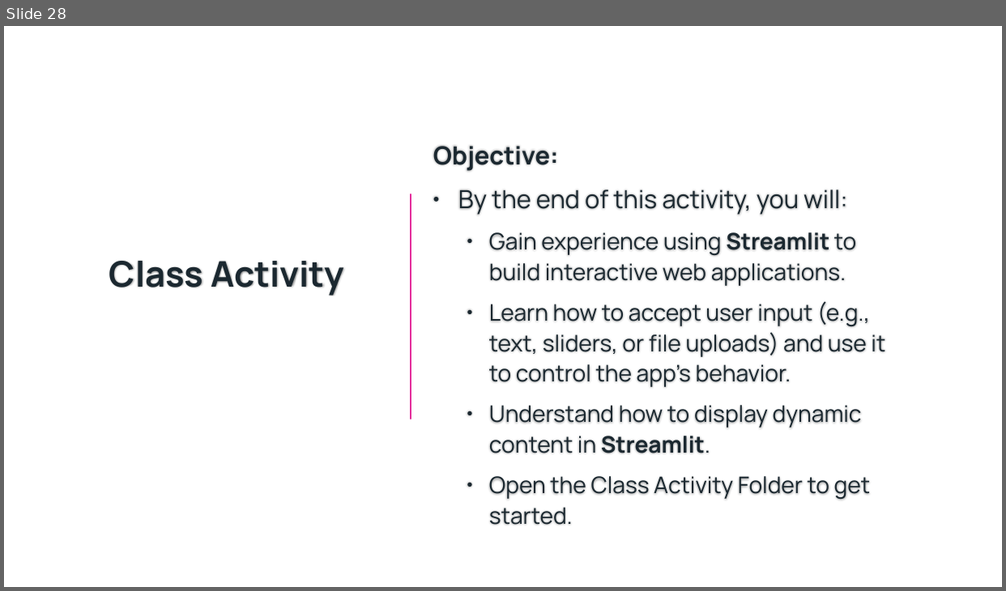
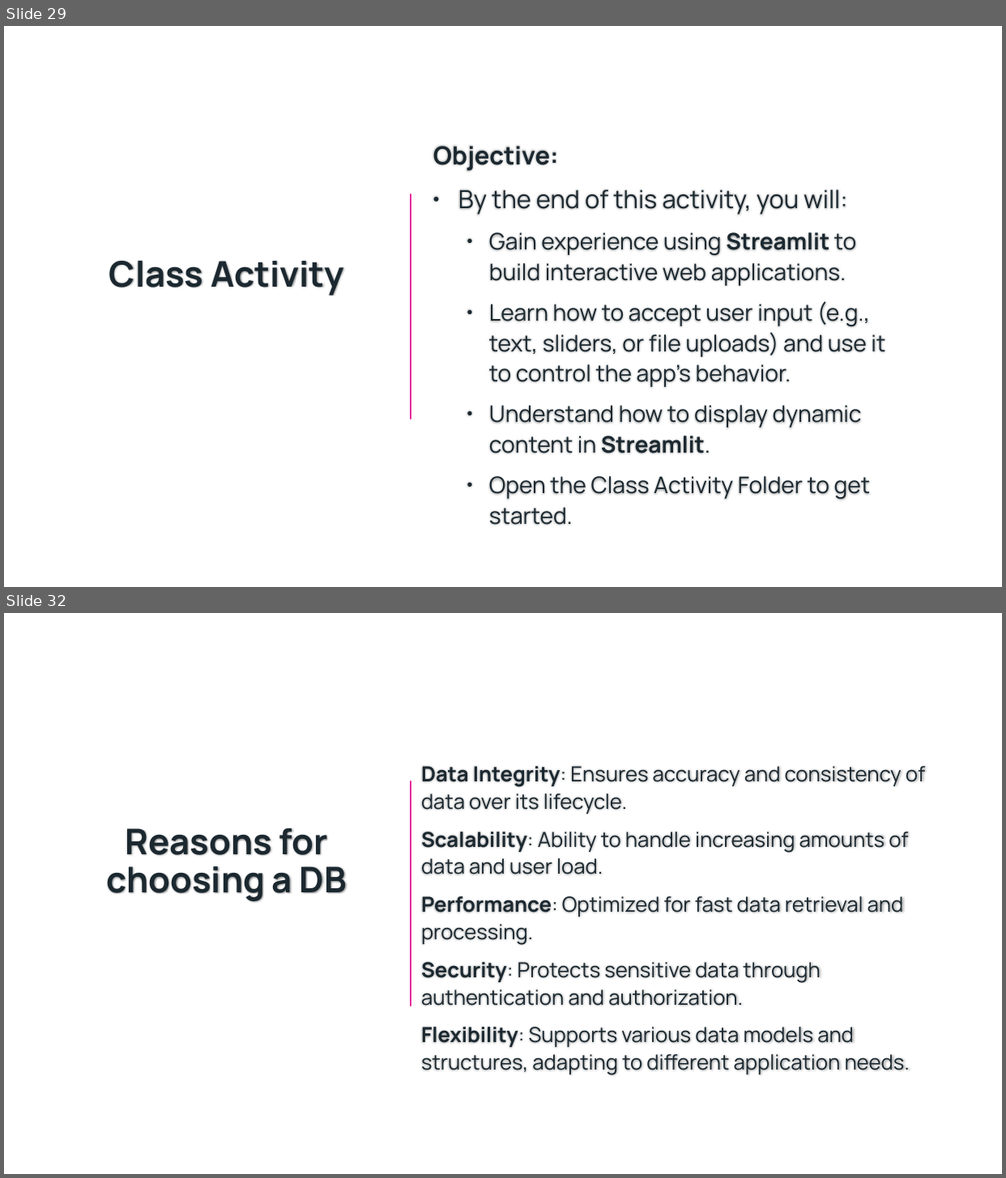
Before and after one commit to Bradford-College/Desigining-User-Interfaces-and-Working-with-Databases, a slide deck: lessonslide.pptx. Shown one above the other, each under a label of ours: slide 28 before the commit, slides 29 and 32 after it; the slides between them are not shown. The pictures are 1006x591 and 1006x1178 pixels, drawn with LibreOffice and Linux fonts; fonts in the diff are those of the drawing; background and template pictures are left out. Boxes give left, top, right and bottom in pixels: in the first picture for what was removed or moved away, otherwise in the second. Text is boxed around its words. In the diff, an @@ line names an element or a change of style, - is before the commit and + after.

```diff
--- a/lessonslide.pptx
+++ b/lessonslide.pptx
@@ slide 32 added at [4,613,1002,1174], background picture (left out) @@
@@ line added from (411, 781) to (411, 1006), #E32D9B 1.5 pt @@
@@ text added at [421,766,925,1076], 20 pt, text #1B2830 @@
+Data Integrity: Ensures accuracy and consistency of data over its lifecycle.
+Scalability: Ability to handle increasing amounts of data and user load.
+Performance: Optimized for fast data retrieval and processing.
+Security: Protects sensitive data through authentication and authorization.
+Flexibility: Supports various data models and structures, adapting to different application needs.
@@ title added at [107,828,347,902], 34 pt, text #1B2830, bold @@
+Reasons for choosing a DB
@@ what was slide 28 is now slide 29 @@
```
Also in this commit, not shown: 10 other slides added, 4 other files.
